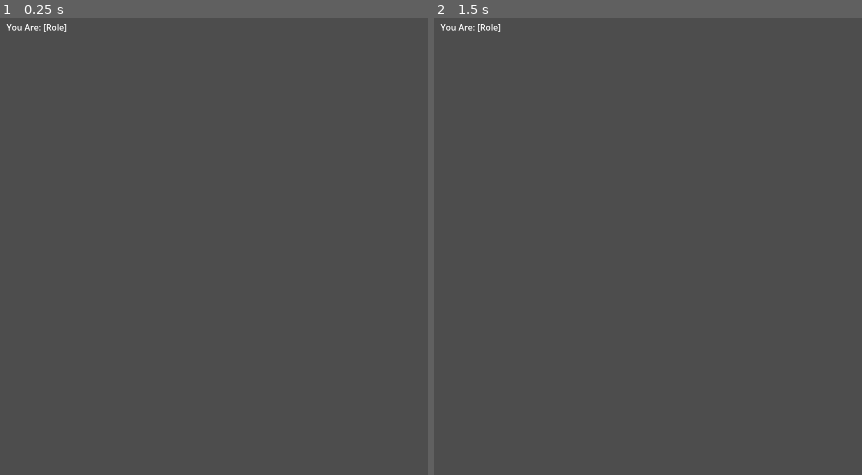
Above: before the commit, frames 1-2 (left to right).
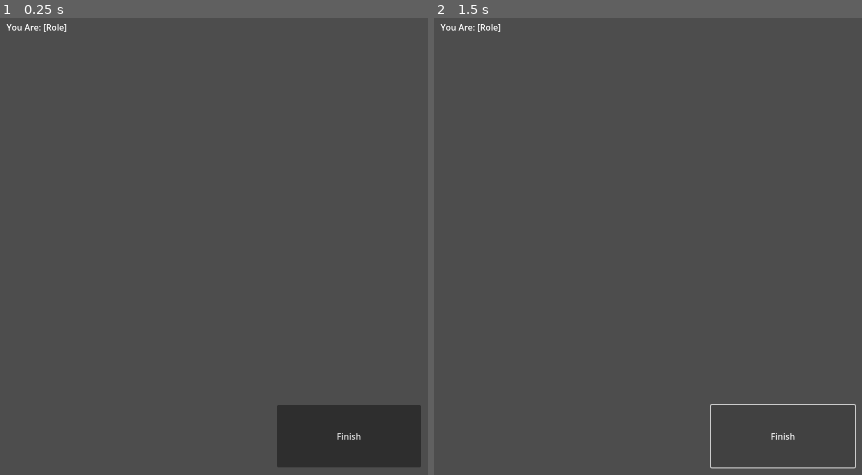
Above: after the commit, the same moments.

Repository: ThatOnePixle/MafiaWithCustomCards
Game: Godot game, scene res://scenes/night/night.tscn
The game is run twice, just before and just after one commit, with the same random seed, the same clock (stepped at 60 frames per second) and the same inputs. This scene is started directly instead of the project's main scene.
Inputs (mouse positions are in pixels of both pictures, inside the frame that each line leads up to):
- Up to frame 1 (0.25 s): no input
- Up to frame 2 (1.5 s): click (784, 438) at 0.5 s, where only the run after the commit has a clickable "Finish"; click (784, 438) at 1.25 s, where only the run after the commit has a clickable "Finish"

The runs differ from the first frame. In frame 1, 4.5% of the frame differs, in the area x 64-99%, y 84-99%; in frame 2, 0.3%.
Error before the commit: Invalid access to property or key 'players' on a base object of type 'Window'. (res://scenes/night/night.gd:16)
Error after the commit: Invalid access to property or key 'players' on a base object of type 'Window'. (res://scenes/night/night.gd:11)

Commit message:
Finished main game (with bots)

Diff:
--- a/scenes/lobby/lobby.gd
+++ b/scenes/lobby/lobby.gd
@@ -30,17 +30,19 @@
 		addAndRemoveRoleButtonObject.anchor_right = leftAnchorPoint + 0.2
 		roleButtonParent.add_child(addAndRemoveRoleButtonObject)
 	for child in roleButtonParent.get_children():
-		child.get_node("add role").connect("button_down", (func(): mainRoot.roles.append(child.get_node("name of role").text)))
-		child.get_node("remove role").connect("button_down", (func(): mainRoot.roles.erase(child.get_node("name of role").text)))
-func _process(delta: float) -> void:
-	if rolesText.text != "Roles: " + str(mainRoot.roles):
-		rolesText.text = "Roles: " + str(mainRoot.roles)
-	if mainRoot.numOfPlayers > 2 and mainRoot.numOfPlayers == len(mainRoot.roles):
-		startButton.disabled = false
-	else:
-		startButton.disabled = true
+		child.get_node("add role").connect("button_down", (func(): _add_remove_roles("add", child)))
+		child.get_node("remove role").connect("button_down", (func(): _add_remove_roles("remove", child)))
 
-#Add/Remove PLayers
+#Add/Remove Roles
+func _add_remove_roles(action: String, child: Control) -> void:
+	if action == "add":
+		mainRoot.roles.append(child.get_node("name of role").text)
+	elif action == "remove":
+		mainRoot.roles.erase(child.get_node("name of role").text)
+	rolesText.text = "Roles: " + str(mainRoot.roles)
+	_check_can_start()
+
+#Add/Remove Players
 func _on_add_bot_button_pressed() -> void:
 	_change_players(1)
 func _on_remove_bot_button_pressed() -> void:
@@ -51,7 +53,13 @@
 	addBotButton.disabled = mainRoot.numOfPlayers >= 20
 	removeBotButton.disabled = mainRoot.numOfPlayers <= 1
 	numOfPlayersText.text = "Number of Players: " + str(mainRoot.numOfPlayers)
+	_check_can_start()
 
 #Start Button
 func _on_start_button_pressed() -> void:
 	mainRoot._start()
+func _check_can_start() -> void:
+	if mainRoot.numOfPlayers > 2 and mainRoot.numOfPlayers == len(mainRoot.roles):
+		startButton.disabled = false
+	else:
+		startButton.disabled = true
--- a/scenes/main.gd
+++ b/scenes/main.gd
@@ -6,13 +6,15 @@
 
 var roleOptions: Array[String] = ["Mafia", "Villager", "Detective"]
 var roles: Array[String] = []
-var players: Array[String] = []
+var players: Dictionary[String, String] = {}
 var numOfPlayers: int = 1
 
 var lobbyScene: PackedScene = preload("res://scenes/lobby/lobby.tscn")
+var nightScene: PackedScene = preload("res://scenes/night/night.tscn")
+var voteingScene: PackedScene = preload("res://scenes/voteing/voteing.tscn")
 var lobbySceneObject: Node = lobbyScene.instantiate()
-var nightScene: PackedScene = preload("res://scenes/night/night.tscn")
 var nightSceneObject: Node = nightScene.instantiate()
+var voteingSceneObject: Node = voteingScene.instantiate()
 
 #----------------------------------------------------------------------------------------------------
 #Functions
@@ -20,11 +22,26 @@
 
 func _ready() -> void:
 	self.add_child(lobbySceneObject)
-
+func _instantiate_scenes() -> void:
+	lobbySceneObject = lobbyScene.instantiate()
+	nightSceneObject = nightScene.instantiate()
+	voteingSceneObject = voteingScene.instantiate()
 func _start() -> void:
 	self.remove_child(lobbySceneObject)
+	_instantiate_scenes()
 	for i in range(numOfPlayers):                                             #Assigns Roles
 		var roleToBeAssigned: String = roles[randi_range(0,len(roles)-1)]
-		players.append(roleToBeAssigned)
+		players["Bot" + str(i)] = roleToBeAssigned
 		roles.erase(roleToBeAssigned)
+	print(players)
 	self.add_child(nightSceneObject)
+func _start_vote() -> void:
+	print(players)
+	self.remove_child(nightSceneObject)
+	_instantiate_scenes()
+	self.add_child(voteingSceneObject)
+func _end_vote() -> void:
+	print(players)
+	self.remove_child(voteingSceneObject)
+	_instantiate_scenes()
+	self.add_child(nightSceneObject)
--- a/scenes/night/mafiaAction.tscn
+++ /dev/null
@@ -1,33 +0,0 @@
-[gd_scene load_steps=2 format=3 uid="uid://ua0wsg0fw3my"]
-
-[ext_resource type="Script" uid="uid://b6w4a5dmxb2dm" path="res://scenes/night/mafia_action.gd" id="1_sc51l"]
-
-[node name="mafiaActionRoot" type="Control"]
-layout_mode = 3
-anchors_preset = 15
-anchor_right = 1.0
-anchor_bottom = 1.0
-grow_horizontal = 2
-grow_vertical = 2
-script = ExtResource("1_sc51l")
-
-[node name="background" type="ColorRect" parent="."]
-layout_mode = 1
-anchors_preset = -1
-anchor_left = 0.3
-anchor_top = 0.3
-anchor_right = 0.7
-anchor_bottom = 0.7
-grow_horizontal = 2
-grow_vertical = 2
-color = Color(0.19434926, 0.19434929, 0.1943492, 1)
-
-[node name="Label" type="Label" parent="."]
-layout_mode = 1
-anchors_preset = -1
-anchor_left = 0.5
-anchor_top = 0.33
-anchor_right = 0.5
-anchor_bottom = 0.33
-grow_horizontal = 2
-text = "Who do you wish to kill?"
--- a/scenes/night/night.gd
+++ b/scenes/night/night.gd
@@ -6,14 +6,24 @@
 
 @onready var mainRoot = $".."
 @onready var roleTitle = $roleTitle
-var mafiaAction: PackedScene = preload("res://scenes/night/mafiaAction.tscn")
+var playerSelector: PackedScene = preload("res://scenes/night/player_selector.tscn")
+var playerSelectorObject = playerSelector.instantiate()
+@onready var playerRole = mainRoot.players["Bot0"]
+@onready var actionComplete = playerRole == "Villager"
 
 #----------------------------------------------------------------------------------------------------
 #Variables
 #----------------------------------------------------------------------------------------------------
 
 func _ready() -> void:
-	roleTitle.text = "You Are: " + mainRoot.players[0]
-	if mainRoot.players[0] == "Mafia":
-		var mafiaActionObject = mafiaAction.instantiate()
-		self.add_child(mafiaActionObject)
+	roleTitle.text = "You Are: " + playerRole
+	if playerRole == "Mafia":
+		self.add_child(playerSelectorObject)
+
+func _selection_complete() -> void:
+	actionComplete = true
+	self.remove_child(playerSelectorObject)
+
+func _on_finish_button_pressed() -> void:
+	if actionComplete == true:
+		mainRoot._start_vote()
--- a/scenes/night/night.tscn
+++ b/scenes/night/night.tscn
@@ -20,3 +20,17 @@
 anchor_bottom = 0.1
 grow_horizontal = 2
 text = "You Are: [Role]"
+
+[node name="finish button" type="Button" parent="."]
+layout_mode = 1
+anchors_preset = -1
+anchor_left = 0.8
+anchor_top = 0.85
+anchor_right = 0.98
+anchor_bottom = 0.98
+grow_horizontal = 0
+grow_vertical = 0
+text = "Finish"
+
+[connection signal="pressed" from="finish button" to="." method="_on_finish_button_pressed"]
+[connection signal="pressed" from="finish button" to="." method="_on_button_pressed"]
--- a/scenes/night/mafia_action.gd
+++ b/scenes/night/player_selector.gd
@@ -5,6 +5,7 @@
 #----------------------------------------------------------------------------------------------------
 
 @onready var mainRoot = $"../.."
+@onready var root  = $".."
 @onready var background = $background
 #----------------------------------------------------------------------------------------------------
 #Functions
@@ -17,5 +18,13 @@
 		buttonPerPerson.anchor_top = 0.2
 		buttonPerPerson.anchor_bottom = 0.9
 		buttonPerPerson.anchor_left = float(i) * 1/mainRoot.numOfPlayers - 0.1
-		buttonPerPerson.anchor_top = buttonPerPerson.anchor_left + 0.2
+		buttonPerPerson.anchor_right = buttonPerPerson.anchor_left + 0.2
+		if " (dead)" in mainRoot.players["Bot" + str(i)]:
+			buttonPerPerson.disabled = true
+			buttonPerPerson.text = "Bot " + str(i) + " (Dead)"
 		background.add_child(buttonPerPerson)
+		buttonPerPerson.connect("button_down", (func(): _kill(i)))
+
+func _kill(botNumber: int) -> void:
+	mainRoot.players["Bot" + str(botNumber)] += " (dead)"
+	root._selection_complete()
--- /dev/null
+++ b/scenes/night/player_selector.tscn
@@ -0,0 +1,23 @@
+[gd_scene load_steps=2 format=3 uid="uid://ua0wsg0fw3my"]
+
+[ext_resource type="Script" uid="uid://b6w4a5dmxb2dm" path="res://scenes/night/player_selector.gd" id="1_1wamd"]
+
+[node name="player selector" type="Control"]
+layout_mode = 3
+anchors_preset = 15
+anchor_right = 1.0
+anchor_bottom = 1.0
+grow_horizontal = 2
+grow_vertical = 2
+script = ExtResource("1_1wamd")
+
+[node name="background" type="ColorRect" parent="."]
+layout_mode = 1
+anchors_preset = -1
+anchor_left = 0.15
+anchor_top = 0.4
+anchor_right = 0.85
+anchor_bottom = 0.7
+grow_horizontal = 2
+grow_vertical = 2
+color = Color(0.23031491, 0.23031494, 0.23031494, 1)
--- /dev/null
+++ b/scenes/voteing/voteing.gd
@@ -0,0 +1,23 @@
+extends Control
+
+#----------------------------------------------------------------------------------------------------
+#Variables
+#----------------------------------------------------------------------------------------------------
+
+@onready var mainRoot = $".."
+@onready var roleTitle = $roleTitle
+@onready var background = $background
+var playerSelector: PackedScene = preload("res://scenes/night/player_selector.tscn")
+var selectionComplete = false
+
+#----------------------------------------------------------------------------------------------------
+#Variables
+#----------------------------------------------------------------------------------------------------
+
+func _ready() -> void:
+	roleTitle.text = "You Are: " + mainRoot.players["Bot0"]
+	var playerSelectorObject = playerSelector.instantiate()
+	self.add_child(playerSelectorObject)
+
+func _selection_complete() -> void:
+	mainRoot._end_vote()
--- /dev/null
+++ b/scenes/voteing/voteing.tscn
@@ -0,0 +1,22 @@
+[gd_scene load_steps=2 format=3 uid="uid://c4jo2hxexo0pr"]
+
+[ext_resource type="Script" uid="uid://bxpyegdyat18r" path="res://scenes/voteing/voteing.gd" id="1_7p3p6"]
+
+[node name="voteing" type="Control"]
+layout_mode = 3
+anchors_preset = 15
+anchor_right = 1.0
+anchor_bottom = 1.0
+grow_horizontal = 2
+grow_vertical = 2
+script = ExtResource("1_7p3p6")
+
+[node name="roleTitle" type="Label" parent="."]
+layout_mode = 1
+anchors_preset = -1
+anchor_left = 0.5
+anchor_top = 0.05
+anchor_right = 0.5
+anchor_bottom = 0.1
+grow_horizontal = 2
+text = "You Are: [Role]"
Renamed: scenes/night/mafia_action.gd.uid -> scenes/night/player_selector.gd.uid
Not shown, added: scenes/voteing/voteing.gd.uid
